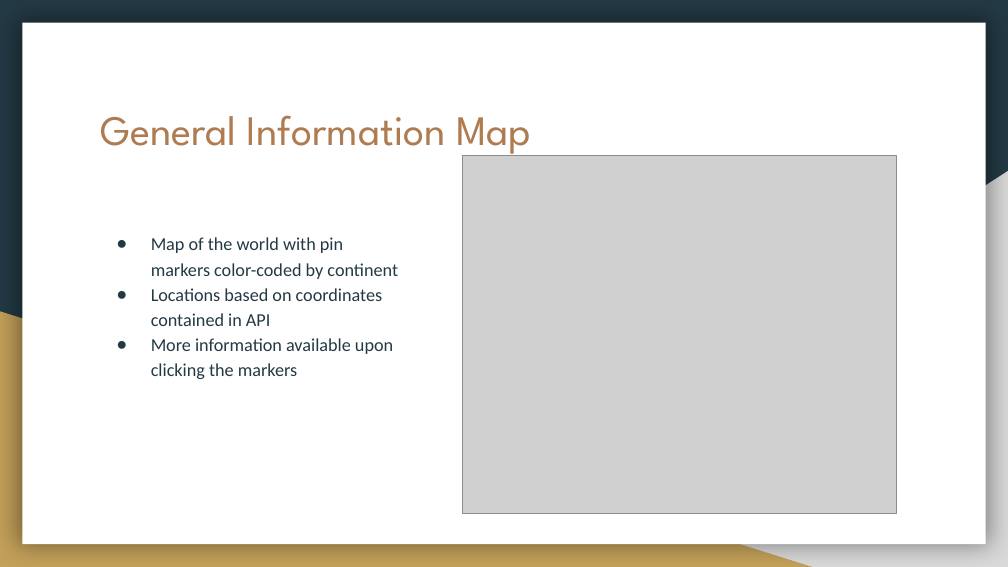
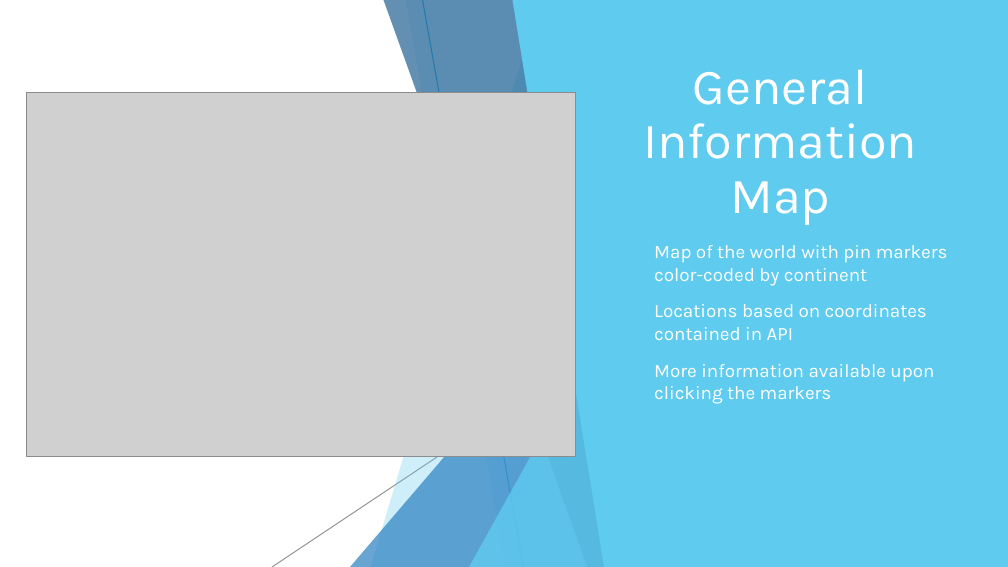
Before and after one commit to nelsonalb/World_Population-Project-3, a slide deck: slide 5 of Project 3- World Data Population.pptx. Drawn at 1008x567 pixels with LibreOffice and Linux fonts; fonts in the diff are those of the drawing; grey boxes stand for pictures. Boxes give left, top, right and bottom in pixels: in the first picture for what was removed or moved away, otherwise in the second. Text is boxed around its words. In the diff, an @@ line names an element or a change of style, - is before the commit and + after.

```diff
--- a/Project 3- World Data Population.pptx
+++ b/Project 3- World Data Population.pptx
@@ background #233A44 to #FFFFFF @@
@@ rectangle added at (x1=0, y1=0, x2=1008, y2=566), fill #FFFFFF @@
@@ rectangle removed at (x1=22, y1=23, x2=986, y2=544) @@
@@ freeform shape added at (x1=371, y1=0, x2=620, y2=566), fill #5FCBEF at 30% opacity @@
@@ freeform shape added at (x1=383, y1=0, x2=619, y2=566), fill #226292 at 70% opacity @@
@@ freeform shape added at (x1=405, y1=0, x2=619, y2=566), fill #5FCBEF at 20% opacity @@
@@ line added from (422, 0) to (523, 566), #17B0E4 0.75 pt @@
@@ freeform shape added at (x1=512, y1=0, x2=1008, y2=566), fill #5FCBEF @@
@@ title "General Information Map" moved from (x1=100, y1=115, x2=531, y2=158) to (x1=643, y1=69, x2=917, y2=225) @@
@@ title "General Information Map" at (x1=643, y1=69, x2=917, y2=225): size 30 to 36 pt, font League Spartan to Karla, text colour #AF7B51 to #FFFFFF; alignment left to centre; line spacing 1 to 0.9; vertical alignment top to middle @@
@@ picture resized from (x1=463, y1=155, x2=897, y2=513) to (x1=26, y1=93, x2=575, y2=457) @@
@@ right triangle removed at (x1=395, y1=171, x2=1008, y2=567) @@
@@ text "Map of the world with ..." moved from (x1=151, y1=237, x2=398, y2=379) to (x1=654, y1=245, x2=948, y2=404) @@
@@ text "Map of the world with ..." at (x1=654, y1=245, x2=948, y2=404): size 13 to 13.5 pt, font Calibri to Karla, text colour #233A44 to #FFFFFF; bullet ● to ▶; line spacing 1.15 to 1; more space between paragraphs; bullet colour #233A44 to #5FCBEF @@
@@ triangle added at (x1=350, y1=252, x2=619, y2=566), fill #2E83C3 at 72% opacity @@
@@ triangle added at (x1=469, y1=296, x2=619, y2=566), fill #5FCBEF at 80% opacity @@
@@ right triangle removed at (x1=0, y1=311, x2=812, y2=567) @@
@@ line added from (666, 304) to (272, 566), #808080 0.75 pt @@
@@ group added at (x1=0, y1=0, x2=1008, y2=567): 5 freeform shapes, 3 triangles, 2 lines @@
@@ group added at (x1=0, y1=0, x2=1008, y2=567): 5 freeform shapes, 3 triangles, 2 lines @@
```
Also in this commit, not shown: 6 other slides changed, 1 slide added, 1 slide removed.
